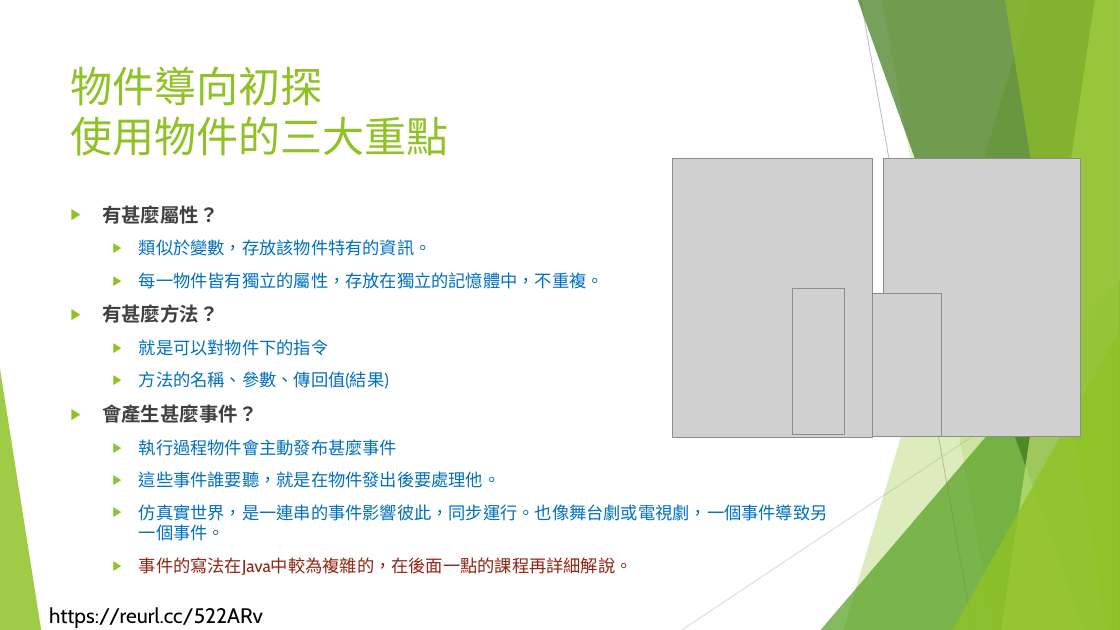
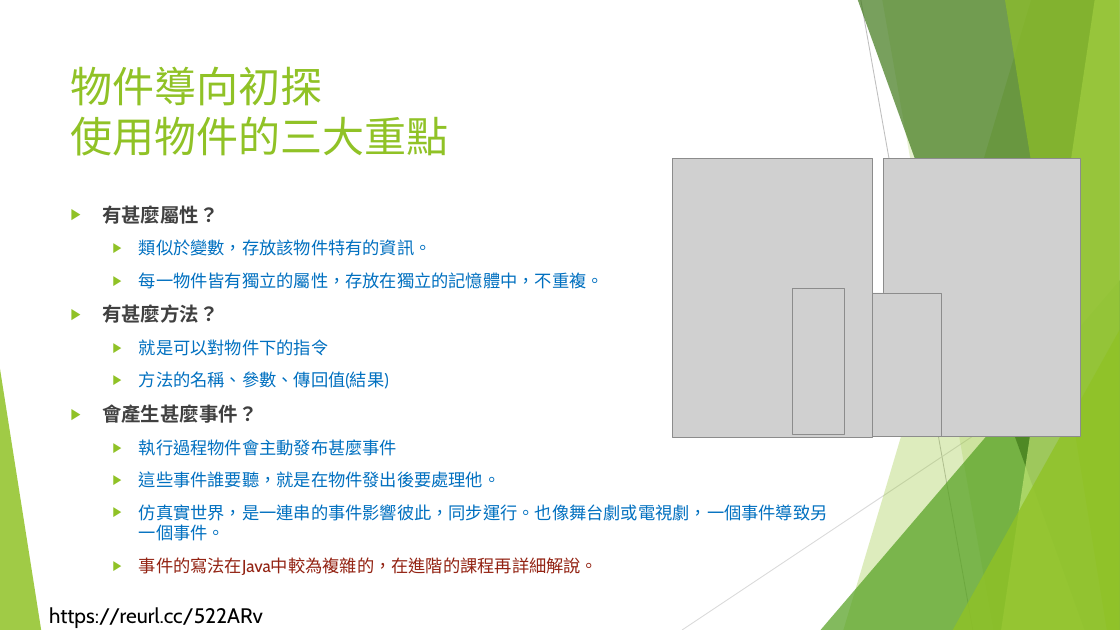
Before and after one commit to liulawsi/My_PPTs, a slide deck: slide 11 of LCC/Java/10_物件導向程式設計.pptx (slide 10 before the commit). Drawn at 1120x630 pixels with LibreOffice and Linux fonts; fonts in the diff are those of the drawing; grey boxes stand for pictures; background and template pictures are left out. Boxes give left, top, right and bottom in pixels: in the first picture for what was removed or moved away, otherwise in the second. Text is boxed around its words. In the diff, an @@ line names an element or a change of style, - is before the commit and + after.

```diff
--- a/LCC/Java/10_物件導向程式設計.pptx
+++ b/LCC/Java/10_物件導向程式設計.pptx
@@ text at [139,557,598,575]: text changed @@
-  ▶ 事件的寫法在Java中較為複雜的，在後面一點的課程再詳細解說。
+  ▶ 事件的寫法在Java中較為複雜的，在進階的課程再詳細解說。
```
Also in this commit, not shown: 9 other slides changed, 13 slides added, 4 other files.
